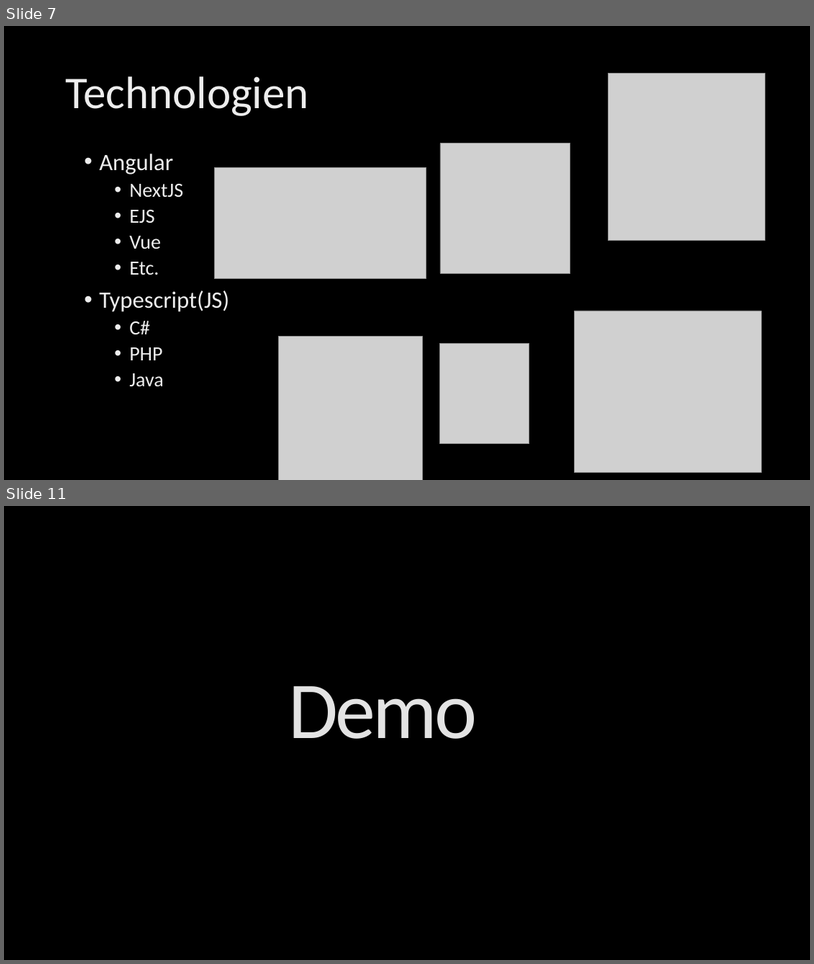
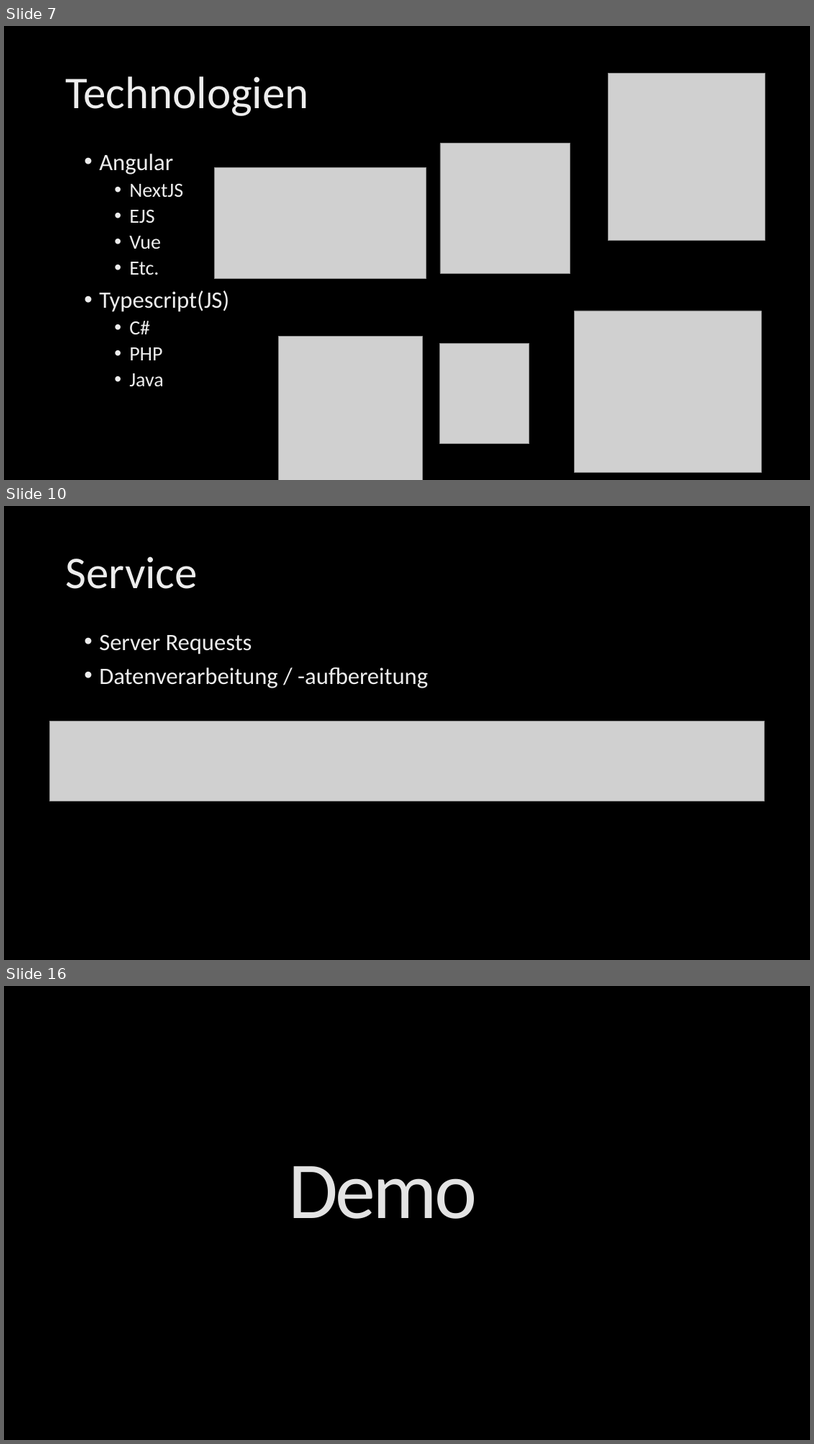
Before and after one commit to seiemens/to-do-prosche, a slide deck: Documentation/M223_Presentation.pptx. Shown one above the other, each under a label of ours: slides 7 and 11 before the commit, slides 7, 10 and 16 after it; the slides between them are not shown. The pictures are 814x964 and 814x1444 pixels, drawn with LibreOffice and Linux fonts; fonts in the diff are those of the drawing; grey boxes stand for pictures; background and template pictures are left out. Boxes give left, top, right and bottom in pixels: in the first picture for what was removed or moved away, otherwise in the second. Text is boxed around its words. In the diff, an @@ line names an element or a change of style, - is before the commit and + after.

```diff
--- a/Documentation/M223_Presentation.pptx
+++ b/Documentation/M223_Presentation.pptx
@@ slide 10 added at (x1=4, y1=506, x2=810, y2=960), background picture (left out) @@
@@ title added at (x1=65, y1=556, x2=197, y2=589), 54 pt, text gradient #BFBFBF to #EDEDED to #FFFFFF @@
+Service
@@ text added at (x1=99, y1=635, x2=428, y2=688), 28 pt, text gradient #BFBFBF to #EDEDED to #FFFFFF @@
+• Server Requests
+• Datenverarbeitung / -aufbereitung
@@ picture added at (x1=49, y1=721, x2=764, y2=800) @@
@@ what was slide 11 is now slide 16 @@
```
Also in this commit, not shown: 1 slide changed, 6 other slides added, 2 slides removed.
